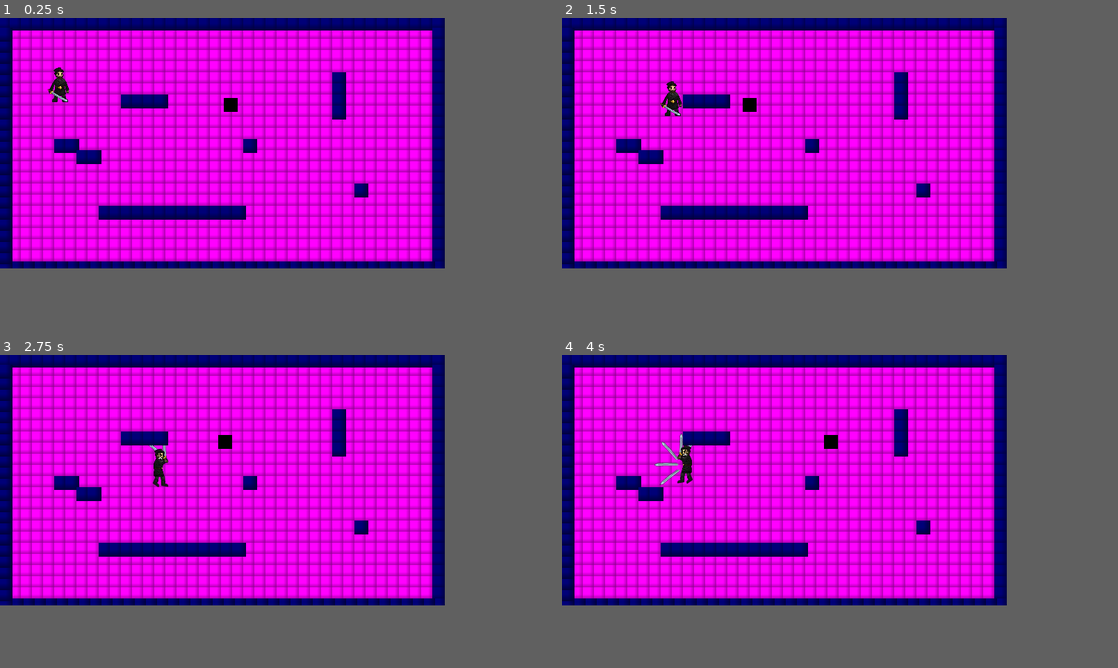
Above: before the commit, frames 1-4 (two rows, left to right).
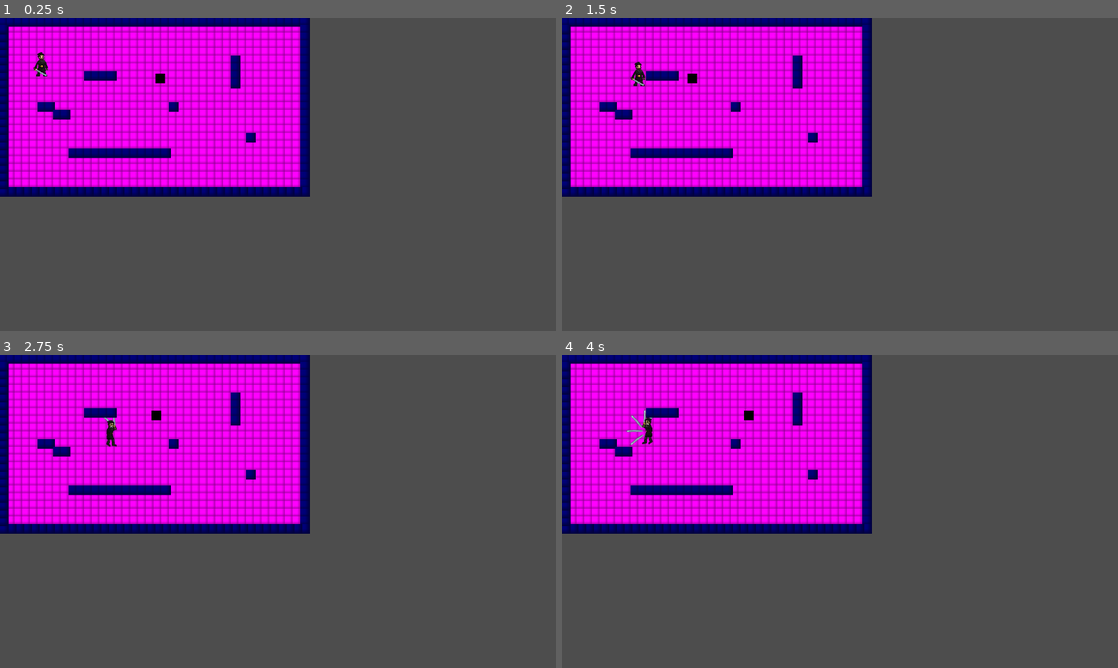
Above: after the commit, the same moments.

Repository: JNBarnett/Module-3---Module-4-Assignment---Group-Project-1
Game: Godot game, scene res://scenes/main.tscn
Two runs of this game, one before a commit and one after it. Both use one fixed random seed, a clock stepped at 60 frames per second and the inputs below.
Inputs (mouse positions are in pixels of both pictures, inside the frame that each line leads up to):
- Up to frame 1 (0.25 s): no input
- Up to frame 2 (1.5 s): move the mouse to (884, 130) at 0.52 s; press the mouse at (884, 130) at 0.53 s; hold D (right) 0.53-1.28 s; move the mouse to (695, 155) at 1.27 s; release the mouse at (695, 155) at 1.28 s; hold S (down) from 1.28 s (still down); click (695, 155) at 1.35 s
- Up to frame 3 (2.75 s): move the mouse to (266, 423) at 2.02 s; release S (down) at 2.03 s; press the mouse at (266, 423) at 2.03 s; hold D (right) from 2.03 s (still down)
- Up to frame 4 (4 s): move the mouse to (762, 530) at 2.77 s; release D (right) at 2.78 s; release the mouse at (762, 530) at 2.78 s; hold W (up) 2.78-3.53 s; click (762, 530) at 2.85 s; move the mouse to (917, 517) at 3.52 s; press the mouse at (917, 517) at 3.53 s; hold A (left) from 3.53 s (still down)
In our replay, the window is 640x360 before the commit and 800x450 after it. These sizes can differ from the game's own. Grey fills any space a smaller window leaves; there, only what the larger window draws over its background counts as a difference.

The runs differ from the first frame. In frame 1, 52% of the frame differs, in the area x 0-80%, y 0-80%; in frame 2, 52%; in frame 3, 52%; in frame 4, 52%.

Commit message:
Add files via upload

Diff:
--- a/dungeon.tscn
+++ b/dungeon.tscn
@@ -1,6 +1,6 @@
 [gd_scene load_steps=6 format=4 uid="uid://b16vac328xo7d"]
 
-[ext_resource type="Texture2D" uid="uid://cura17dk4rw0y" path="res://Assets/tileset.png" id="1_6elmv"]
+[ext_resource type="Texture2D" uid="uid://cura17dk4rw0y" path="res://assets/tileset.png" id="1_6elmv"]
 
 [sub_resource type="TileSetAtlasSource" id="TileSetAtlasSource_qu0b2"]
 texture = ExtResource("1_6elmv")
@@ -44,7 +44,7 @@
 tile_set = SubResource("TileSet_my81p")
 
 [node name="Camera2D" type="Camera2D" parent="."]
-position = Vector2(5861, 2190)
+position = Vector2(1338, 617)
 zoom = Vector2(0.5, 0.5)
 limit_left = 0
 limit_top = 0
--- a/forest.tscn
+++ b/forest.tscn
@@ -1,6 +1,6 @@
 [gd_scene load_steps=6 format=4 uid="uid://bbbyeid018qme"]
 
-[ext_resource type="Texture2D" uid="uid://cura17dk4rw0y" path="res://Assets/tileset.png" id="1_lifw2"]
+[ext_resource type="Texture2D" uid="uid://cura17dk4rw0y" path="res://assets/tileset.png" id="1_lifw2"]
 
 [sub_resource type="TileSetAtlasSource" id="TileSetAtlasSource_stcry"]
 texture = ExtResource("1_lifw2")
@@ -44,7 +44,7 @@
 tile_set = SubResource("TileSet_vmuxp")
 
 [node name="Camera2D" type="Camera2D" parent="."]
-position = Vector2(403, 238)
+position = Vector2(1676, 732)
 limit_left = 0
 limit_top = 0
 limit_right = 4000
--- a/project.godot
+++ b/project.godot
@@ -17,8 +17,8 @@
 
 [display]
 
-window/size/viewport_width=640
-window/size/viewport_height=360
+window/size/mode=2
+window/stretch/mode="viewport"
 
 [dotnet]
 
--- a/town.tscn
+++ b/town.tscn
@@ -1,6 +1,7 @@
-[gd_scene load_steps=6 format=4 uid="uid://3fj7ykqne135"]
+[gd_scene load_steps=11 format=4 uid="uid://3fj7ykqne135"]
 
 [ext_resource type="Texture2D" uid="uid://cura17dk4rw0y" path="res://assets/tileset.png" id="1_x5mr4"]
+[ext_resource type="PackedScene" uid="uid://d3ibake15v410" path="res://scenes/player.tscn" id="2_dwdjc"]
 
 [sub_resource type="TileSetAtlasSource" id="TileSetAtlasSource_dwdjc"]
 resource_name = "Town"
@@ -34,20 +35,55 @@
 [sub_resource type="TileSet" id="TileSet_dwdjc"]
 sources/1 = SubResource("TileSetAtlasSource_x5mr4")
 
+[sub_resource type="RectangleShape2D" id="RectangleShape2D_dwdjc"]
+size = Vector2(133, 2084)
+
+[sub_resource type="RectangleShape2D" id="RectangleShape2D_e8yg3"]
+size = Vector2(3568, 55)
+
+[sub_resource type="RectangleShape2D" id="RectangleShape2D_gwqsq"]
+size = Vector2(80, 2089)
+
+[sub_resource type="RectangleShape2D" id="RectangleShape2D_nki3b"]
+size = Vector2(3490, 80)
+
 [node name="Town" type="Node2D"]
 
 [node name="TileMapLayer" type="TileMapLayer" parent="."]
-tile_map_data = PackedByteArray("AAAHAAcAAAAAAAAAAAAXAAcAAAA …(1439 unchanged characters)… ACAAIAAADHABkAAAACAAEAAAAwABgAAAAGAAAAAAAsABUAAAAGAAAAAADNADQAAAAAAAAAAADdADQAAAAAAAAAAADNAEQAAA …(892 unchanged characters)…
+tile_map_data = PackedByteArray("AAAHAAcAAAAAAAAAAAAXAAcAAAA …(1439 unchanged characters)… ACAAIAAADHABkAAAACAAEAAAAwABgAAAAGAAAAAADNADQAAAAAAAAAAADdADQAAAAAAAAAAADNAEQAAA …(892 unchanged characters)…
 tile_set = SubResource("TileSet_nki3b")
 
 [node name="TileMapLayer" type="TileMapLayer" parent="TileMapLayer"]
 tile_map_data = PackedByteArray("AAAyABkAAQAGAAAAAABrADgAAQAGAAAAAACkAEUAAQAGAAAAAAApAEYAAQAGAAAAAAC7AAMAAQAGAAAAAACEAC0AAQAKAAAAAADLADoAAQAKAAAAAAAQABsAAQAKAAAAAAAVAD4AAQAJAAAAAAChAC8AAQAJAAAAAAC/ACYAAQAJAAAAAAA=")
 tile_set = SubResource("TileSet_dwdjc")
 
-[node name="Camera2D" type="Camera2D" parent="."]
-position = Vector2(1139, 616)
+[node name="Player" parent="." instance=ExtResource("2_dwdjc")]
+position = Vector2(147, 714)
+scale = Vector2(2, 2)
+
+[node name="Camera2D" type="Camera2D" parent="Player"]
 zoom = Vector2(0.5, 0.5)
 limit_left = 0
 limit_top = 0
 limit_right = 3500
 limit_bottom = 2000
+
+[node name="World Boundry" type="RigidBody2D" parent="."]
+collision_layer = 2
+collision_mask = 28
+
+[node name="CollisionShape2D" type="CollisionShape2D" parent="World Boundry"]
+position = Vector2(-39.5, 1034)
+shape = SubResource("RectangleShape2D_dwdjc")
+
+[node name="CollisionShape2D2" type="CollisionShape2D" parent="World Boundry"]
+position = Vector2(1774, -17.5)
+shape = SubResource("RectangleShape2D_e8yg3")
+
+[node name="CollisionShape2D3" type="CollisionShape2D" parent="World Boundry"]
+position = Vector2(3517, 1044.5)
+shape = SubResource("RectangleShape2D_gwqsq")
+
+[node name="CollisionShape2D4" type="CollisionShape2D" parent="World Boundry"]
+position = Vector2(1761, 2017)
+shape = SubResource("RectangleShape2D_nki3b")
Not shown, added: gitignore.txt
